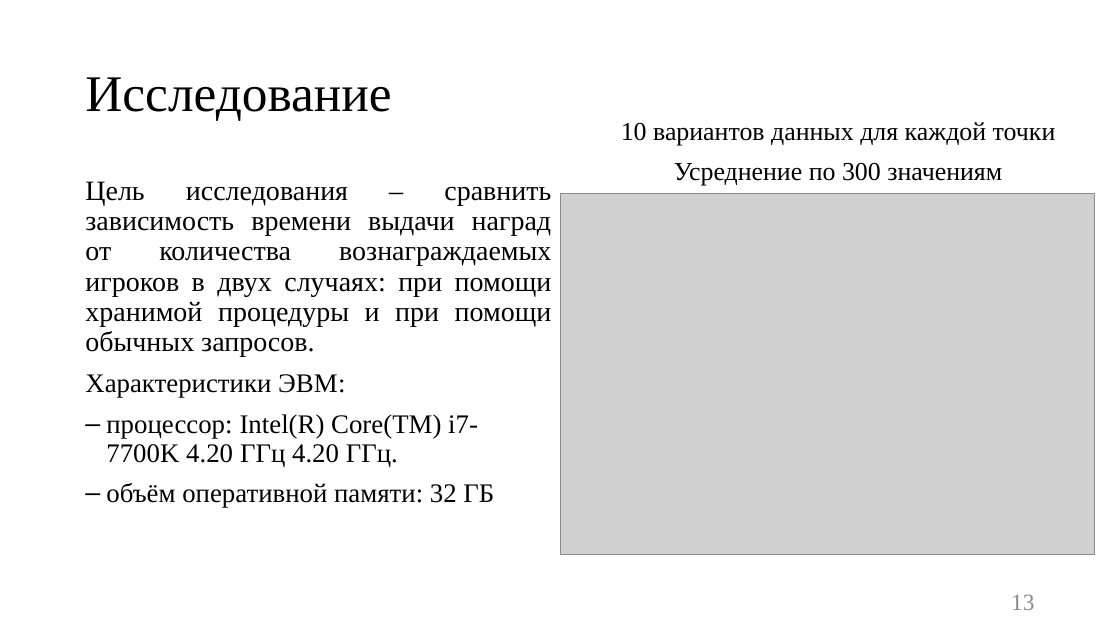
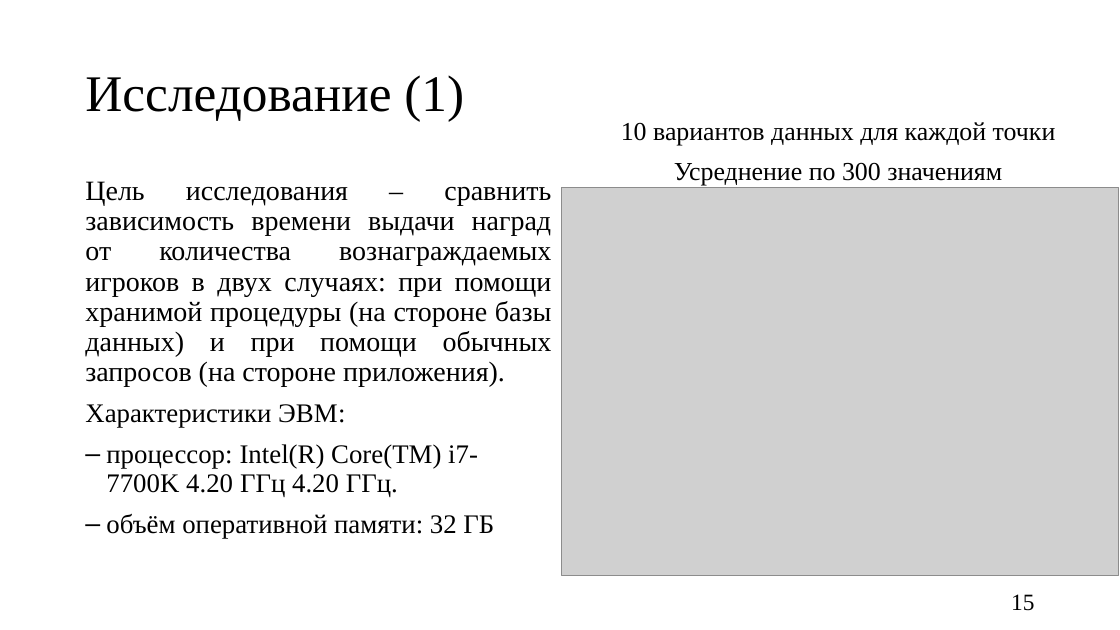
Before and after one commit to Kukushenok/competitive-math-game, a slide deck: slide 15 of docs/presentation.pptx (slide 13 before the commit). Drawn at 1120x630 pixels with LibreOffice and Linux fonts; fonts in the diff are those of the drawing; grey boxes stand for pictures. Boxes give left, top, right and bottom in pixels: in the first picture for what was removed or moved away, otherwise in the second. Text is boxed around its words. In the diff, an @@ line names an element or a change of style, - is before the commit and + after.

```diff
--- a/docs/presentation.pptx
+++ b/docs/presentation.pptx
@@ title at (x1=85, y1=75, x2=464, y2=121): text changed @@
-Исследование
+Исследование (1)
@@ text at (x1=85, y1=181, x2=552, y2=387): text changed @@
-Цель исследования ‒ сравнить зависимость времени выдачи наград от количества вознаграждаемых игроков в двух случаях: при помощи хранимой процедуры и при помощи обычных запросов.
+Цель исследования ‒ сравнить зависимость времени выдачи наград от количества вознаграждаемых игроков в двух случаях: при помощи хранимой процедуры (на стороне базы данных) и при помощи обычных запросов (на стороне приложения).
@@ picture resized from (x1=560, y1=194, x2=1095, y2=555) to (x1=562, y1=187, x2=1119, y2=576) @@
@@ page number at (x1=1011, y1=594, x2=1034, y2=611): text changed; text colour #8C8C8C to #000000 @@
-13
+15
```
Also in this commit, not shown: 8 other slides changed, 2 slides added, 14 other files.
